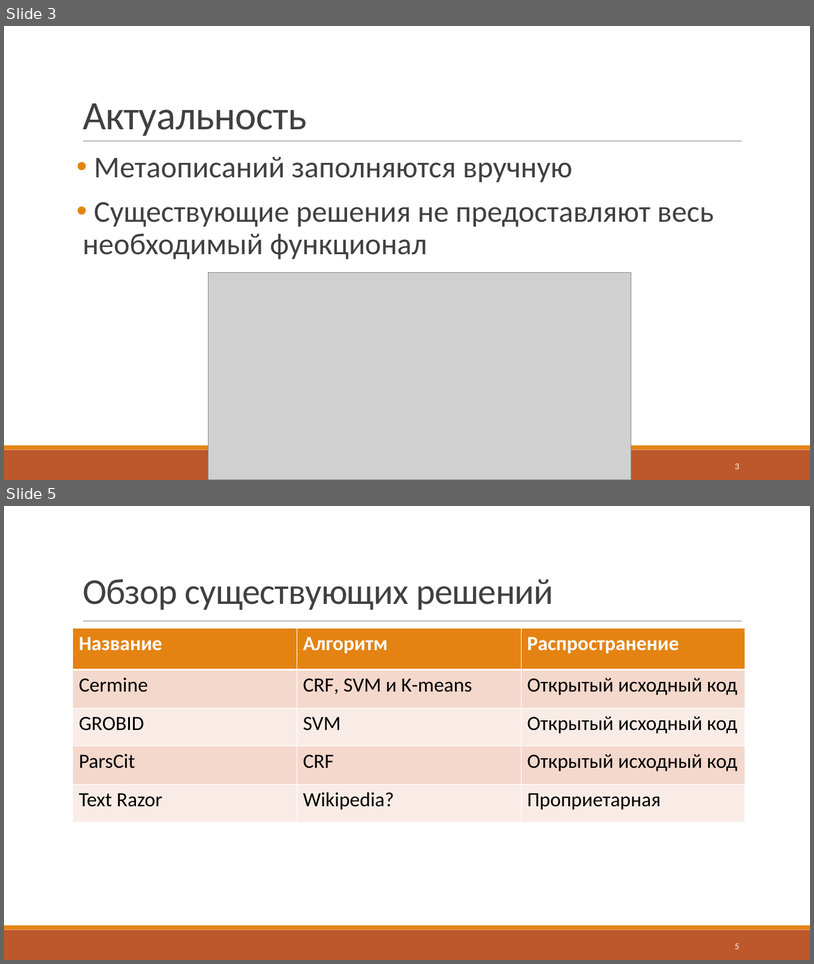
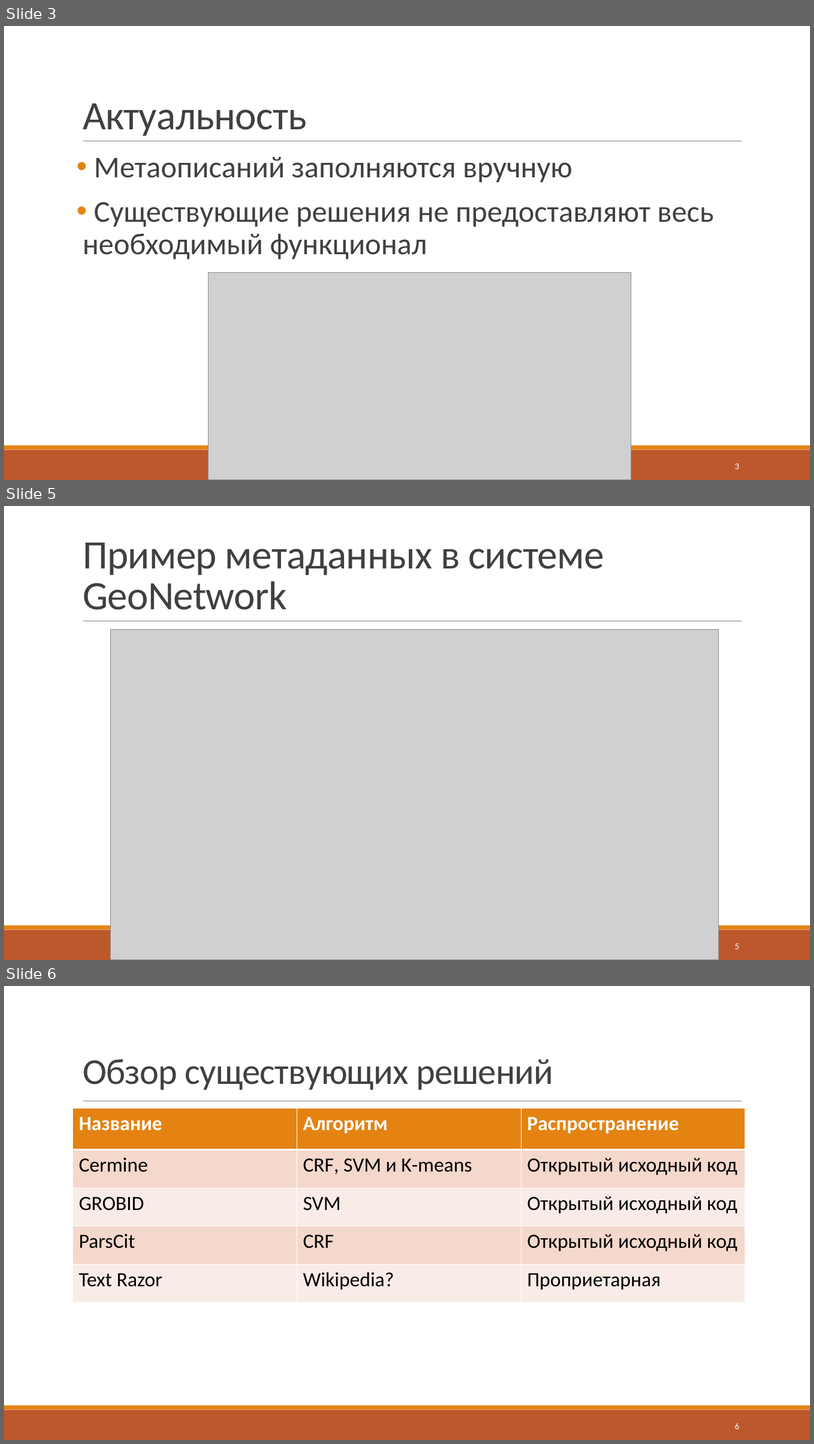
Before and after one commit to J-CITY/METADATA-EXTRACTOR, a slide deck: report.pptx. Shown one above the other, each under a label of ours: slides 3 and 5 before the commit, slides 3, 5 and 6 after it; the slides between them are not shown. The pictures are 814x964 and 814x1444 pixels, drawn with LibreOffice and Linux fonts; fonts in the diff are those of the drawing; grey boxes stand for pictures. Boxes give left, top, right and bottom in pixels: in the first picture for what was removed or moved away, otherwise in the second. Text is boxed around its words. In the diff, an @@ line names an element or a change of style, - is before the commit and + after.

```diff
--- a/report.pptx
+++ b/report.pptx
@@ slide 5 added at (x1=4, y1=506, x2=810, y2=960), background #FFFFFF; not listed: 3 template elements that a slide beside it also shows @@
@@ title added at (x1=83, y1=543, x2=604, y2=610), 48 pt, text #404040 @@
+Пример метаданных в системе GeoNetwork
@@ picture added at (x1=111, y1=630, x2=719, y2=960) @@
@@ page number added at (x1=735, y1=943, x2=740, y2=949), 10.5 pt, text #FFFFFF @@
+5
@@ what was slide 5 is now slide 6 @@
@@ page number at (x1=735, y1=1423, x2=740, y2=1429): text changed @@
-5
+6
```
Also in this commit, not shown: 3 slides changed, 3 other slides added, 2 other files.
